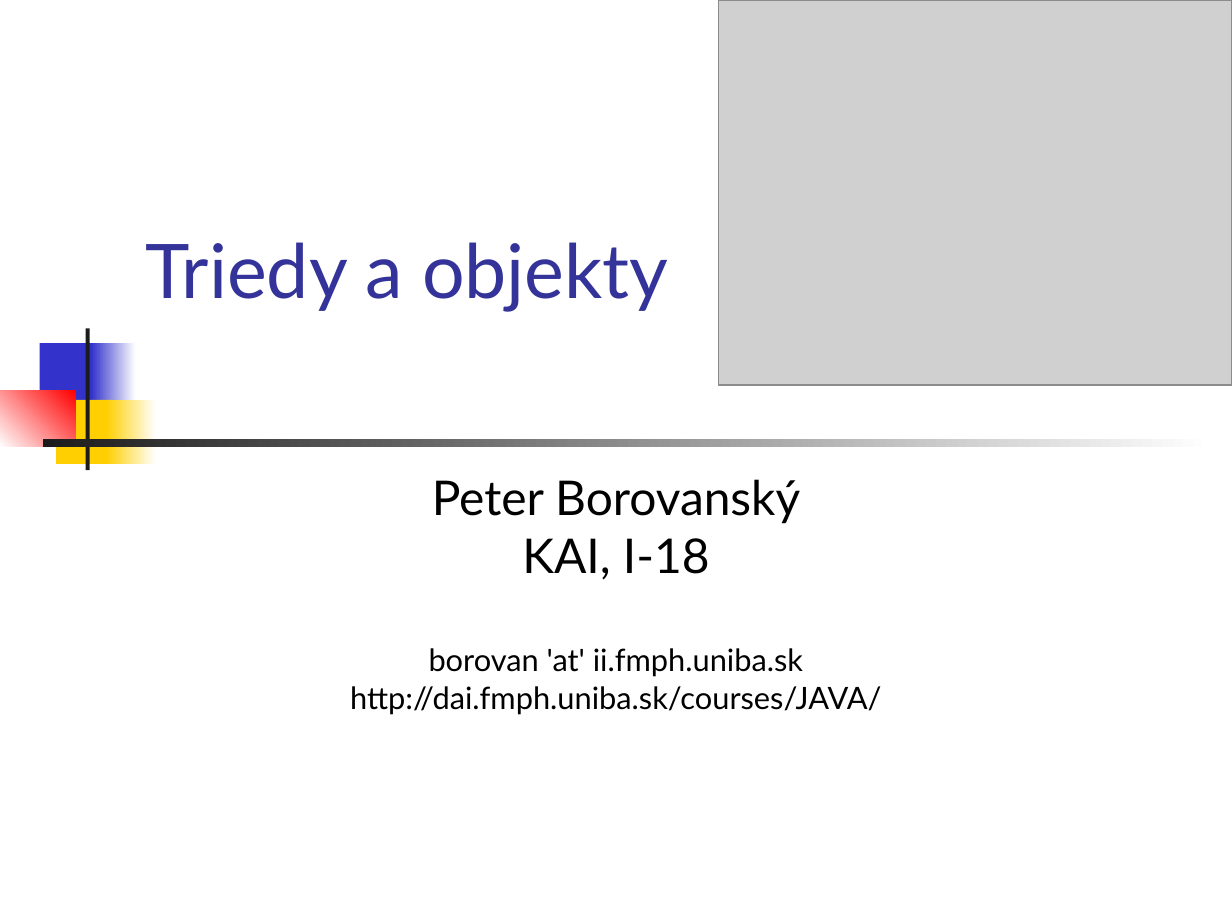
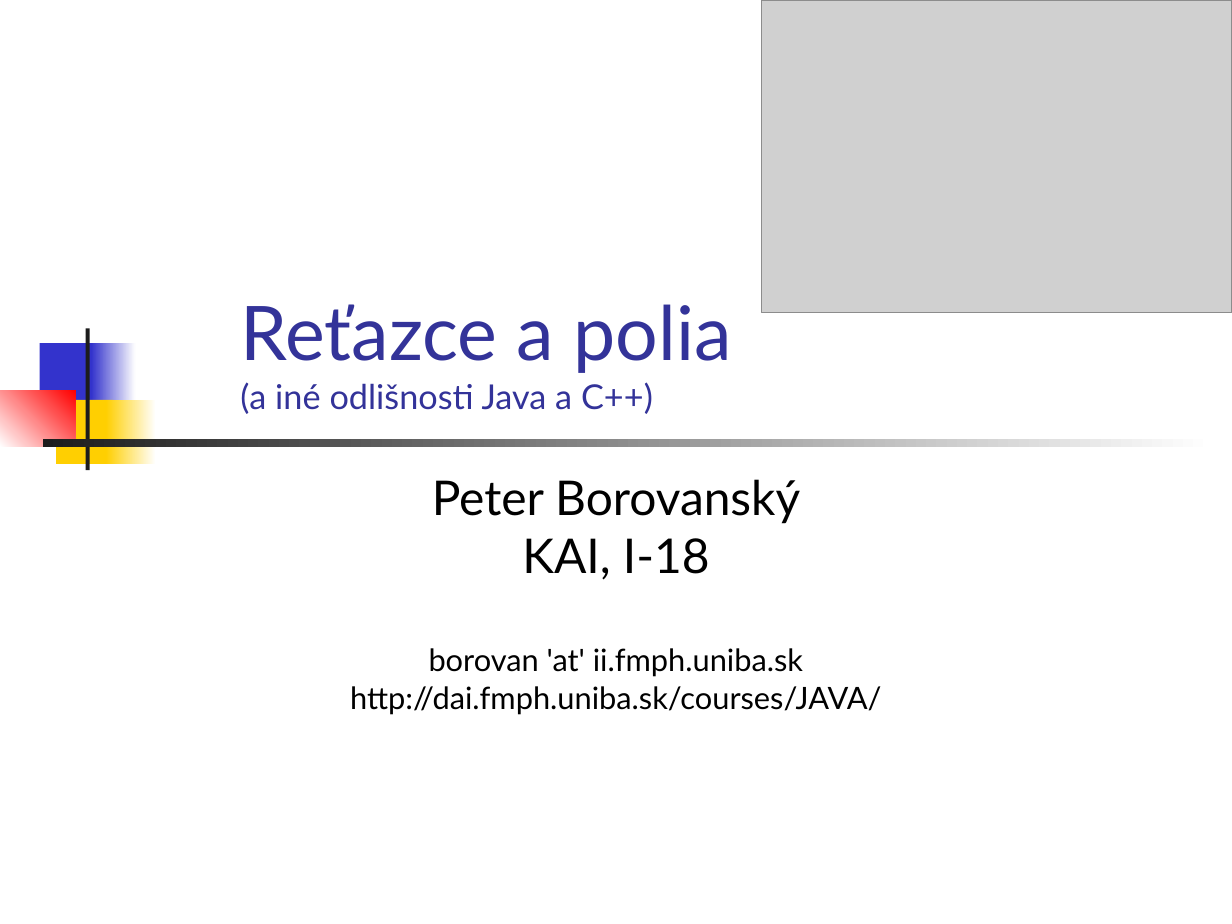
Before and after one commit to Programovanie4/Prednasky, a slide deck: slide 1 of 02/02_java.ppt. Drawn at 1232x924 pixels with LibreOffice and Linux fonts; fonts in the diff are those of the drawing; grey boxes stand for pictures. Boxes give left, top, right and bottom in pixels: in the first picture for what was removed or moved away, otherwise in the second. Text is boxed around its words. In the diff, an @@ line names an element or a change of style, - is before the commit and + after.

```diff
--- a/02/02_java.ppt
+++ b/02/02_java.ppt
@@ picture: place and size @@
-picture at <box>718,0,1232,386</box>
+picture at <box>761,0,1232,313</box>
@@ title at <box>240,304,731,414</box>: text changed; size 44 to 20 pt @@
-Triedy a objekty
+Reťazce a polia
+(a iné odlišnosti Java a C++)
```
Also in this commit, not shown: 4 other slides changed, 55 slides added, 45 slides removed, 4 other files.
